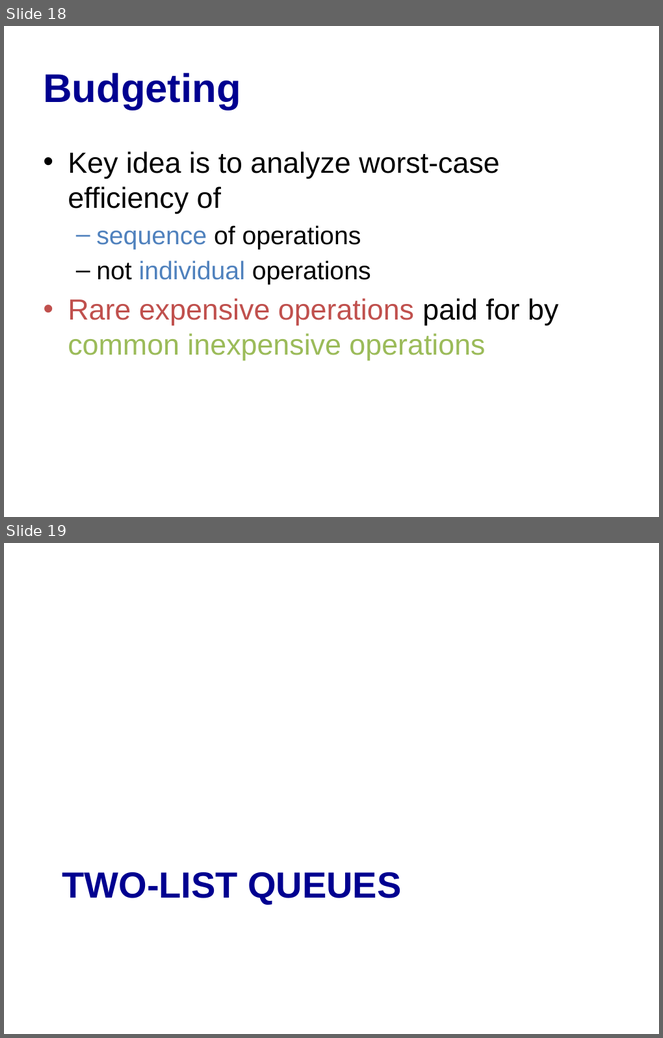
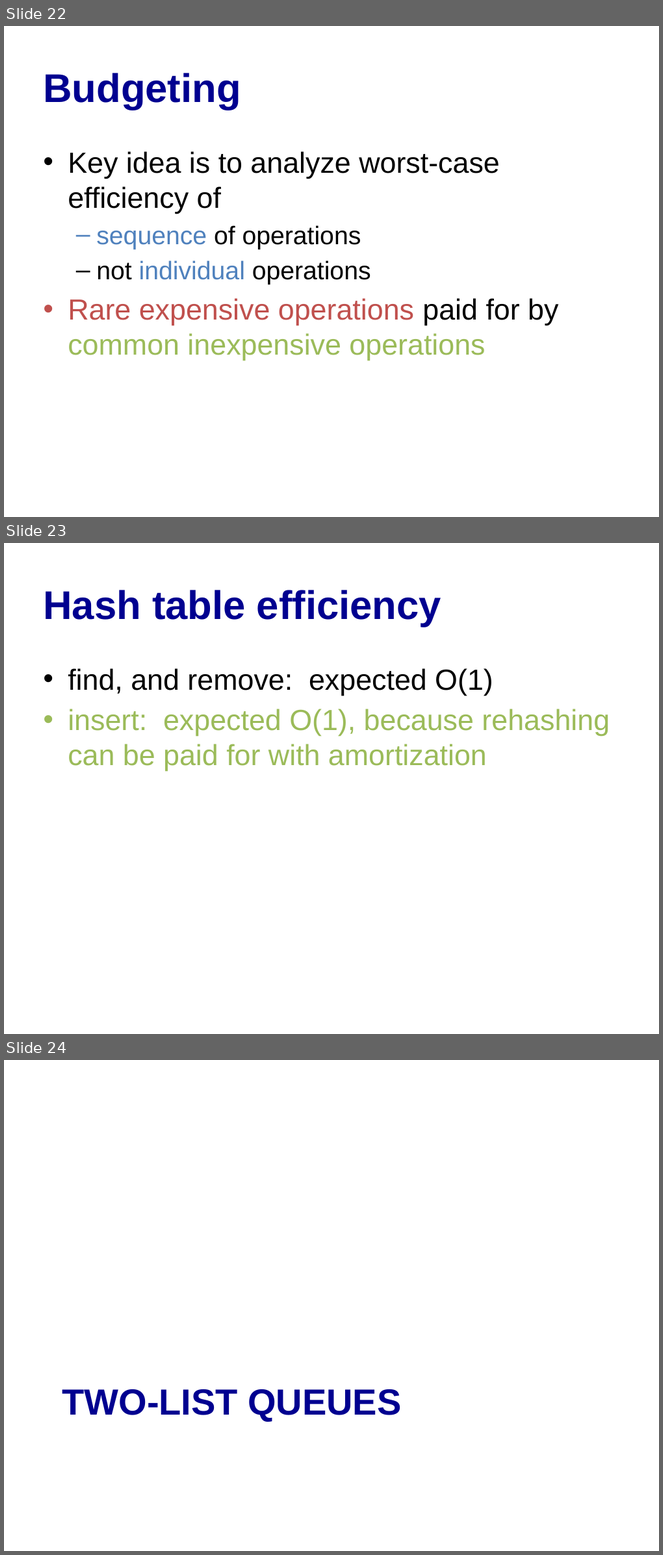
Before and after one commit to cs3110/materials-2019fa, a slide deck: 14-amortized/lec.pptx. Shown one above the other, each under a label of ours: slides 18 and 19 before the commit, slides 22, 23 and 24 after it. The pictures are 663x1038 and 663x1555 pixels, drawn with LibreOffice and Linux fonts; fonts in the diff are those of the drawing. Boxes give left, top, right and bottom in pixels: in the first picture for what was removed or moved away, otherwise in the second. Text is boxed around its words. In the diff, an @@ line names an element or a change of style, - is before the commit and + after.

```diff
--- a/14-amortized/lec.pptx
+++ b/14-amortized/lec.pptx
@@ slide 23 added at <box>4,543,659,1034</box>, background #FFFFFF @@
@@ title added at <box>43,590,441,627</box>, 44 pt, text #000090, bold @@
+Hash table efficiency
@@ text added at <box>68,668,610,771</box>, 32 pt, text #9BBB59 @@
+• find, and remove: expected O(1)
+• insert: expected O(1), because rehashing can be paid for with amortization
@@ what was slide 18 is now slide 22 @@
@@ what was slide 19 is now slide 24 @@
```
Also in this commit, not shown: 3 slides changed, 4 other slides added.
